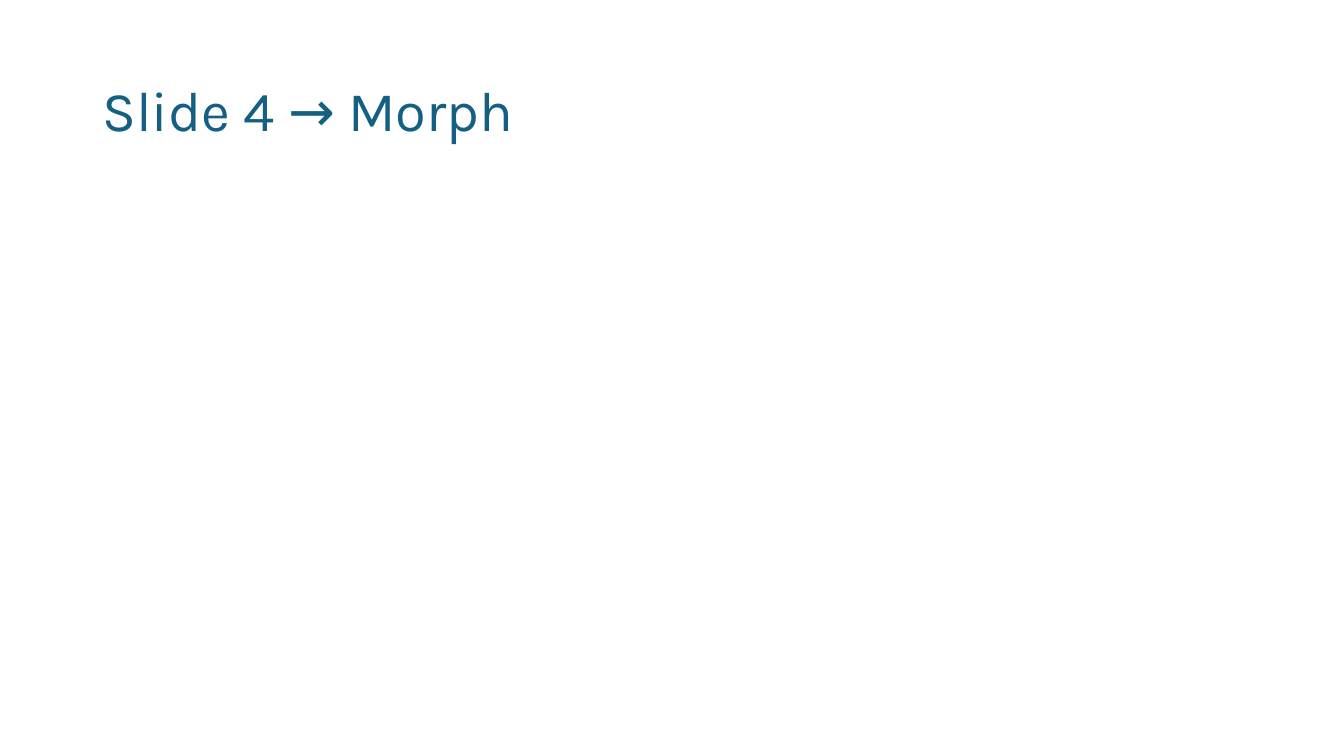
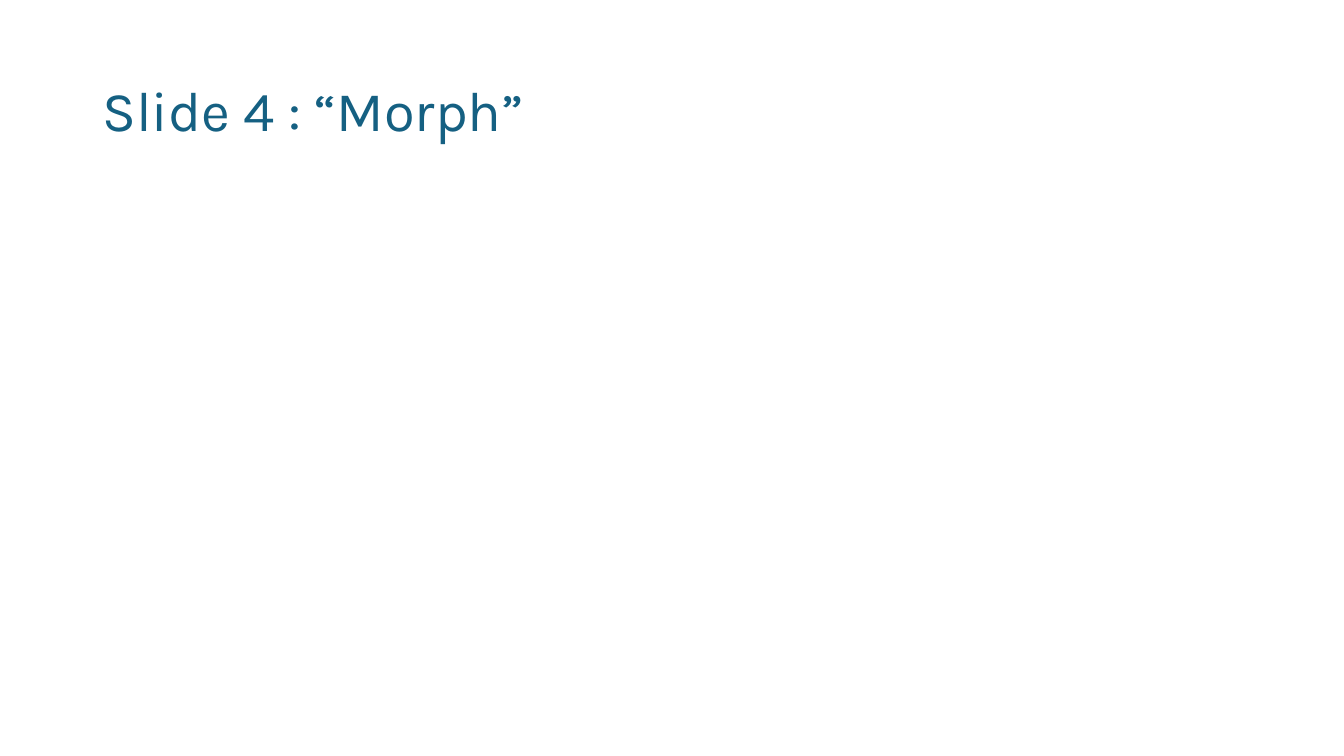
Before and after one commit to onysu/kursus, a slide deck: slide 4 of assets/files/4_Slide_Transisi.pptx. Drawn at 1344x756 pixels with LibreOffice and Linux fonts; fonts in the diff are those of the drawing. Boxes give left, top, right and bottom in pixels: in the first picture for what was removed or moved away, otherwise in the second. Text is boxed around its words. In the diff, an @@ line names an element or a change of style, - is before the commit and + after.

```diff
--- a/assets/files/4_Slide_Transisi.pptx
+++ b/assets/files/4_Slide_Transisi.pptx
@@ title at (x1=102, y1=92, x2=523, y2=144): text changed @@
-Slide 4 → Morph
+Slide 4 : “Morph”
```
Also in this commit, not shown: 3 other slides changed, 1 other file.
